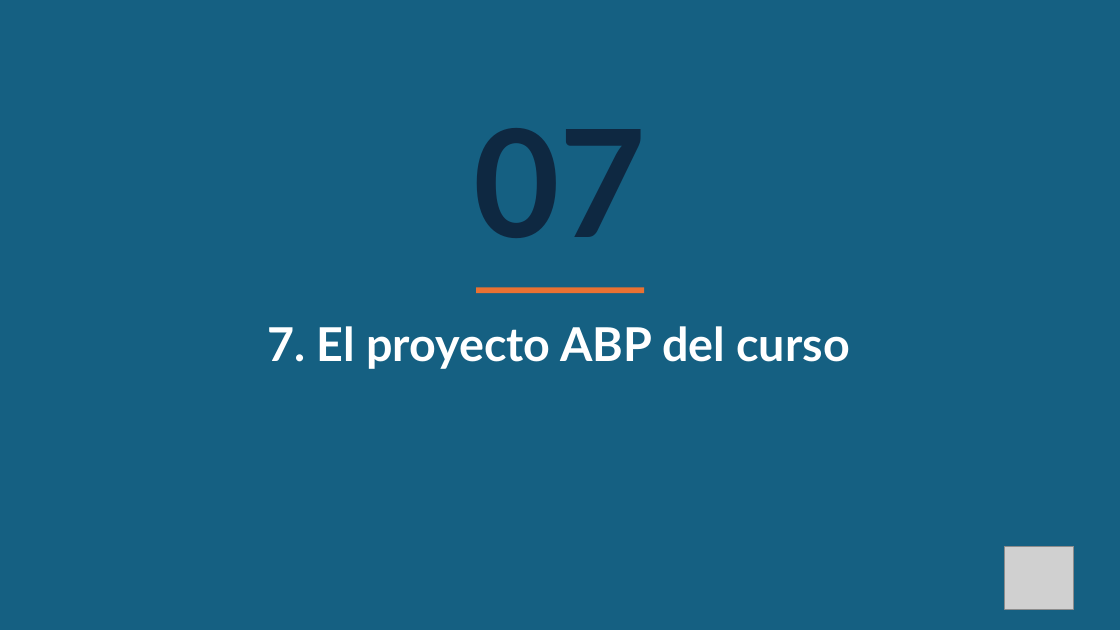
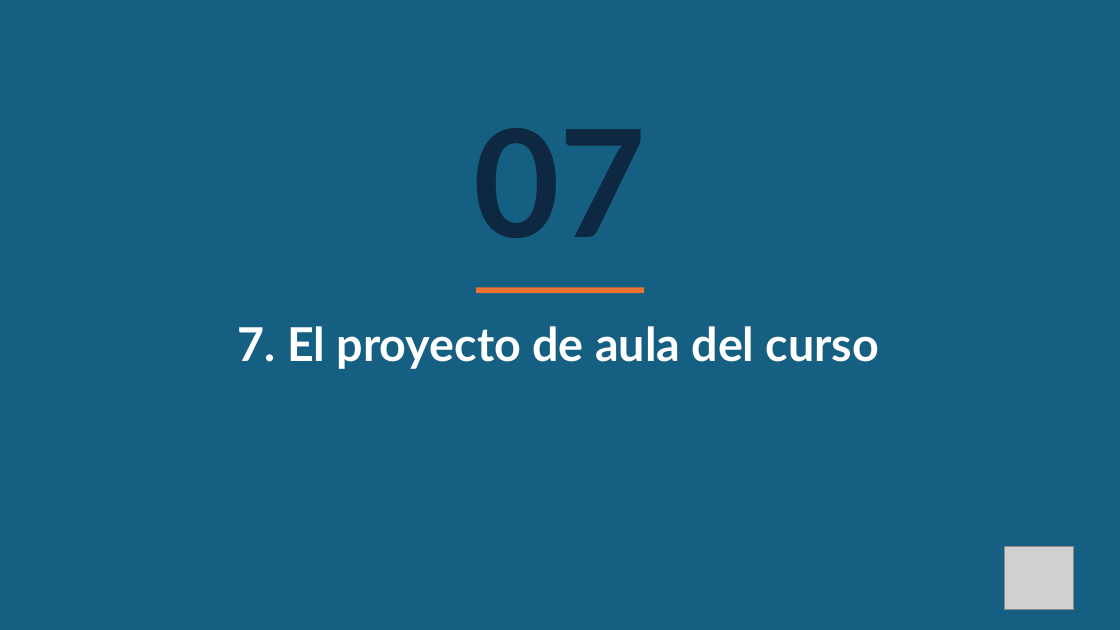
Before and after one commit to code-corhuila/ova-web, a slide deck: slide 43 of 2026-B/disenio-patrones-arquitectonicos/unidad-01/slides/unidad-01-fundamentos.pptx. Drawn at 1120x630 pixels with LibreOffice and Linux fonts; fonts in the diff are those of the drawing; grey boxes stand for pictures. Boxes give left, top, right and bottom in pixels: in the first picture for what was removed or moved away, otherwise in the second. Text is boxed around its words. In the diff, an @@ line names an element or a change of style, - is before the commit and + after.

```diff
--- a/2026-B/disenio-patrones-arquitectonicos/unidad-01/slides/unidad-01-fundamentos.pptx
+++ b/2026-B/disenio-patrones-arquitectonicos/unidad-01/slides/unidad-01-fundamentos.pptx
@@ text at [238,326,879,369]: text changed @@
-7. El proyecto ABP del curso
+7. El proyecto de aula del curso
```
Also in this commit, not shown: 3 other slides changed, 28 other files.
